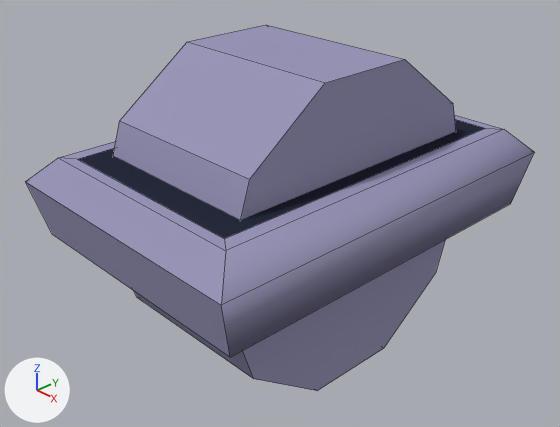
The Blender file ExternalAssets/Blender/Spinner10.blend: old version first, new version second.
Before and after are seen from a camera (50 mm lens) standing at (1.038, -1.003, 0.599) and looking at (-0.002, -0.023, -0.117). Arrows for +X, +Y and +Z are at lower left; the lights stay in place. Mesh edges are drawn as thin lines.
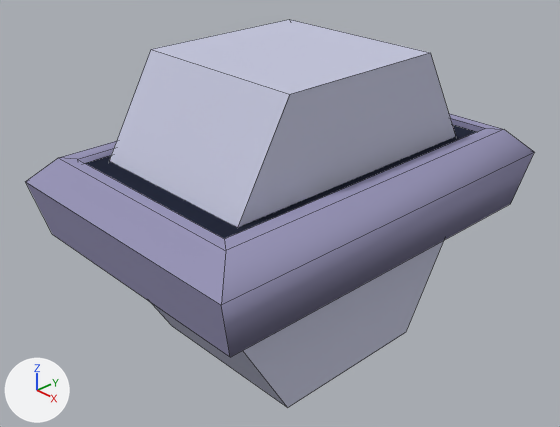
Where the change shows, as pixel boxes (x1, y1, x2, y2) in the pictures (560 x 427 px):
'Cube.001', reshaped, moved, turned, rescaled: before (113, 25, 456, 391); after (109, 19, 455, 408)
'Cube', reshaped: before (26, 115, 534, 357); after (26, 113, 534, 357)
part 1 of me_cube, built on: before (78, 119, 485, 239); after (78, 118, 485, 239)

The change in detail:
me_cube_002 is used by ob_cube_001; location (0.006, 0.0, -0.097); rotation (0.0, 1.571, 0.0), in degrees (0, 90, 0); scale (0.743, 0.743, 0.743).
me_cube_002 had 20 vertices, 12 faces and spanned x -0.428..0.428, y -0.45..0.45, z -0.25..0.25.
me_cube_002 now has 12 vertices, 8 faces and spans x -0.189..0.189, y -0.365..0.365, z -0.316..0.316.
me_cube_002 part 2: the whole mesh is rebuilt.
me_cube is used by ob_cube; location (0.006, 0.0, -0.049); scale (0.275, 0.395, 0.0837).
Verts and faces of me_cube; kept vertices keep their numbers, new ones are numbered from 16.
Before the commit, vertices of me_cube: 1 (-0.79, -0.89, 1.0) at pixel (77, 159), 3 (-0.79, 0.89, 1.0), 5 (0.79, -0.89, 1.0) at pixel (224, 238), 7 (0.79, 0.89, 1.0) at pixel (485, 128).
me_cube had 16 vertices, 14 faces and spanned x -1.07..1.07, y -1.07..1.07, z -1.0..1.0.
me_cube now has 20 vertices, 18 faces and spans x -1.07..1.07, y -1.07..1.07, z -1.0..1.0.
Part 1, on me_cube:
Faces deleted: (1, 5, 7, 3).
New vertices 16 to 19 stand at vertices 1, 3, 5, 7, in that order, plus (0.0, 0.0, -0.15).
New faces: (5, 7, 19, 18), (16, 18, 19, 17), (1, 16, 17, 3) (smooth).
New faces: (1, 5, 18, 16), (3, 17, 19, 7).
Object 'Cube.001' (ob_cube_001) turns from (0, 90, 0) to (0, 0, 0) degrees about x, y and z.
Object 'Cube.001' (ob_cube_001) is rescaled from (0.743, 0.743, 0.743) to (1.0, 1.0, 1.0).
Object 'Cube.001' (ob_cube_001) moves from (0.006, 0.0, -0.097) to (0.0, 0.0, -0.098).
